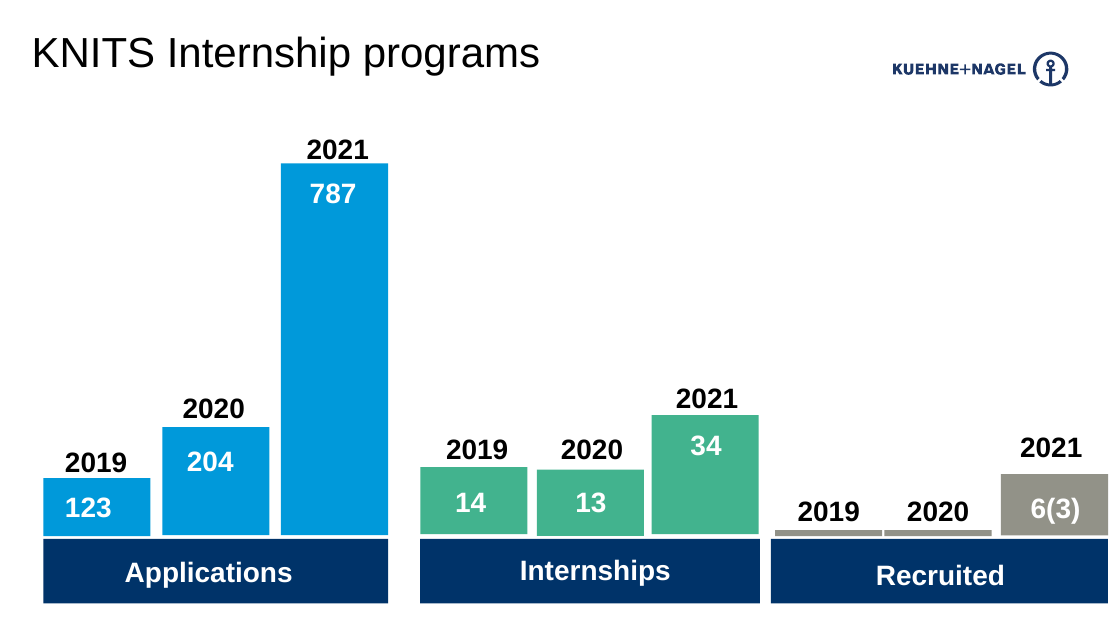
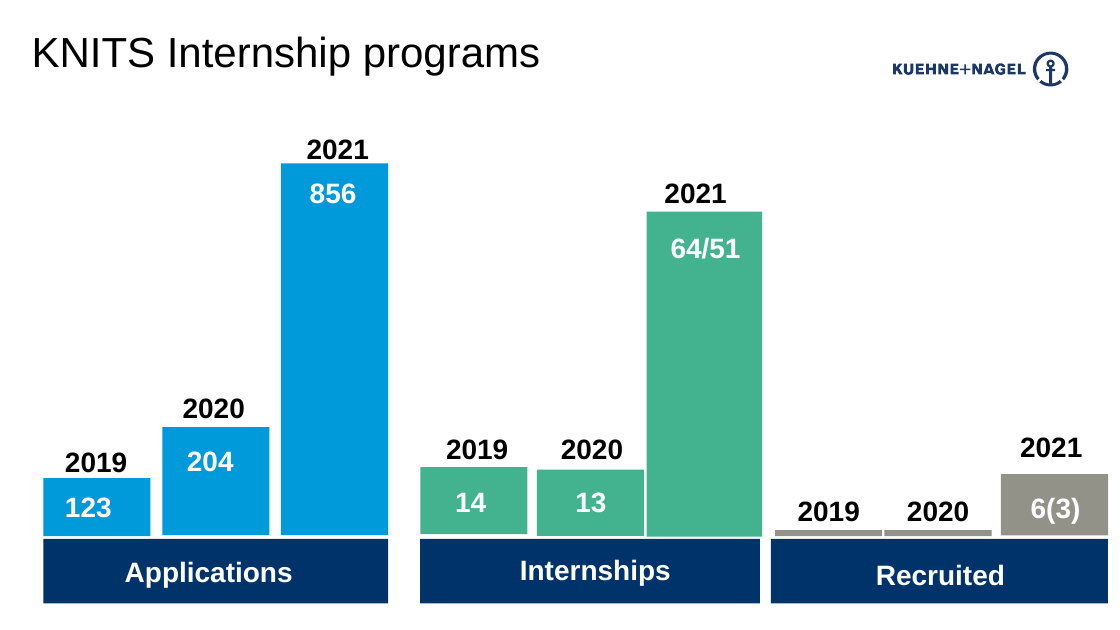
Before and after one commit to stefanofiorenza/KNITS, a slide deck: slide 2 of Presentations/KNITS/Events/KNITS4Business/KNITS-Programs2021.pptx. Drawn at 1120x630 pixels with LibreOffice and Linux fonts; fonts in the diff are those of the drawing. Boxes give left, top, right and bottom in pixels: in the first picture for what was removed or moved away, otherwise in the second. Text is boxed around its words. In the diff, an @@ line names an element or a change of style, - is before the commit and + after.

Commit message:
Updates on slides

```diff
--- a/Presentations/KNITS/Events/KNITS4Business/KNITS-Programs2021.pptx
+++ b/Presentations/KNITS/Events/KNITS4Business/KNITS-Programs2021.pptx
@@ text "2021": place and size @@
-text "2021" at bbox=[676, 388, 738, 409]
+text "2021" at bbox=[664, 183, 726, 204]
@@ text at bbox=[310, 183, 357, 204]: text changed @@
-787
+856
@@ rectangle: place and size @@
-rectangle at bbox=[652, 415, 760, 534]
+rectangle at bbox=[647, 212, 763, 537]
@@ text added at bbox=[671, 237, 741, 259], 24 pt, text #FFFFFF, bold @@
+64/51
@@ text removed at bbox=[653, 435, 715, 452] @@
-123
@@ text removed at bbox=[662, 435, 704, 456] @@
-14
@@ text removed at bbox=[690, 435, 721, 456] @@
-34
```
Also in this commit, not shown: 1 other slide changed, 5 slides added, 16 other files.
